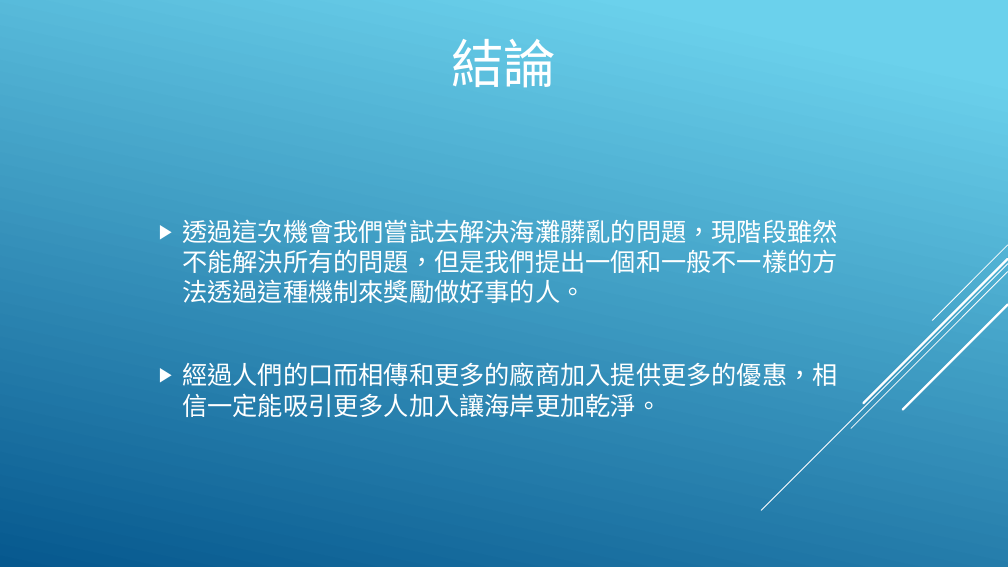
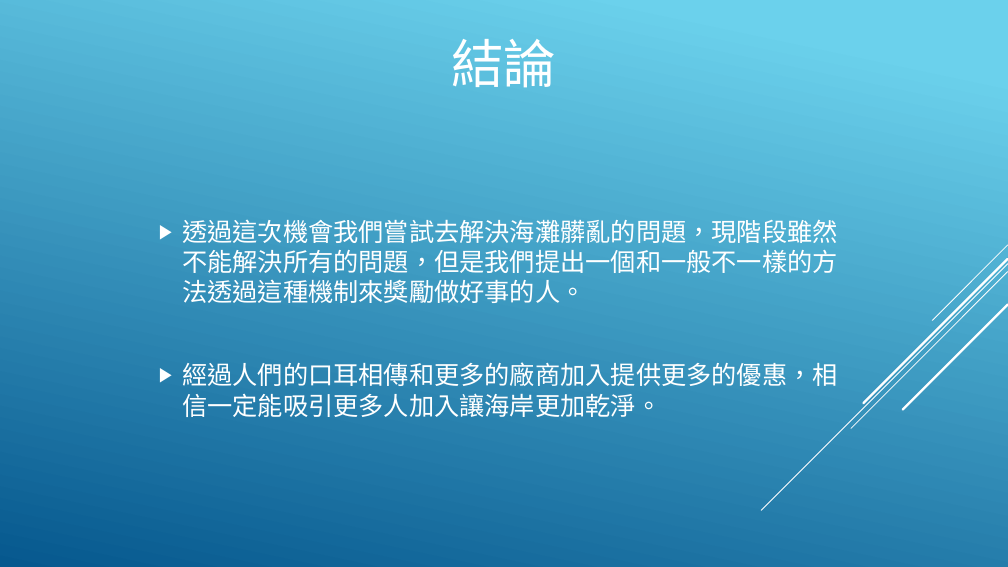
Before and after one commit to DennySORA/Environmental_Sustainability_Partition_Hackathon_2018, a slide deck: slide 6 of doc/永續發展 - 淨灘.pptx. Drawn at 1008x567 pixels with LibreOffice and Linux fonts; fonts in the diff are those of the drawing. Boxes give left, top, right and bottom in pixels: in the first picture for what was removed or moved away, otherwise in the second. Text is boxed around its words. In the diff, an @@ line names an element or a change of style, - is before the commit and + after.

Commit message:
201805060740AM

```diff
--- a/doc/永續發展 - 淨灘.pptx
+++ b/doc/永續發展 - 淨灘.pptx
@@ text at <box>182,362,837,417</box>: text changed @@
-▶ 經過人們的口而相傳和更多的廠商加入提供更多的優惠，相信一定能吸引更多人加入讓海岸更加乾淨。
+▶ 經過人們的口耳相傳和更多的廠商加入提供更多的優惠，相信一定能吸引更多人加入讓海岸更加乾淨。
```
